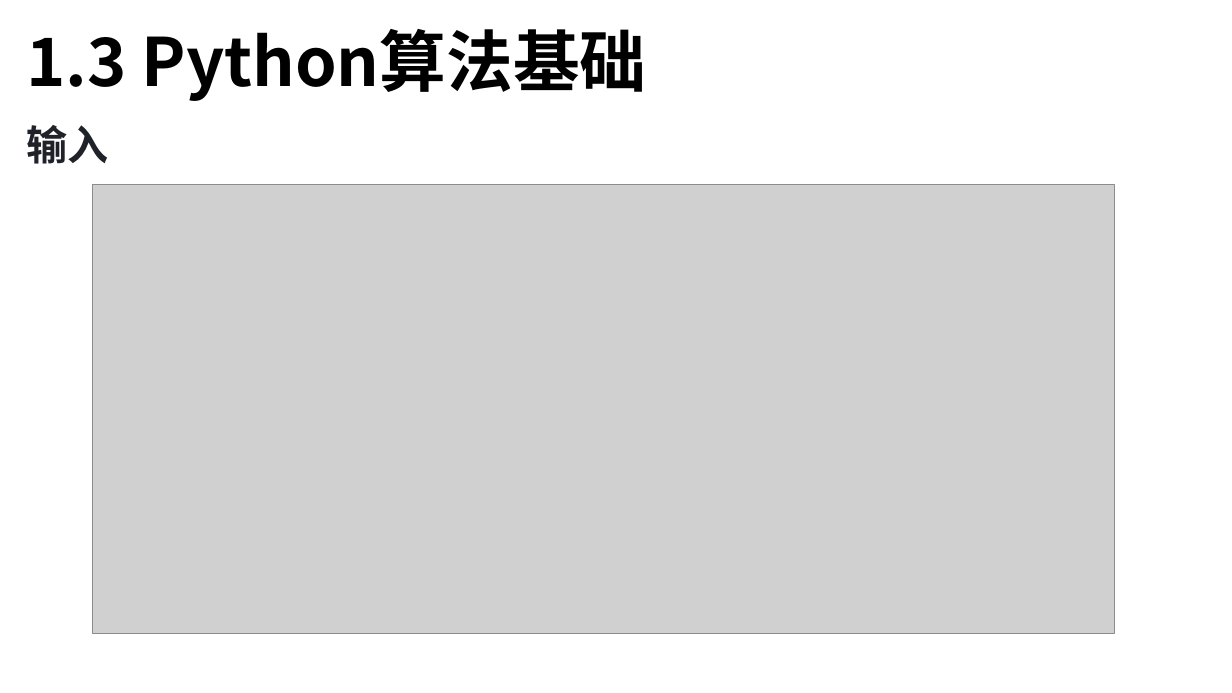
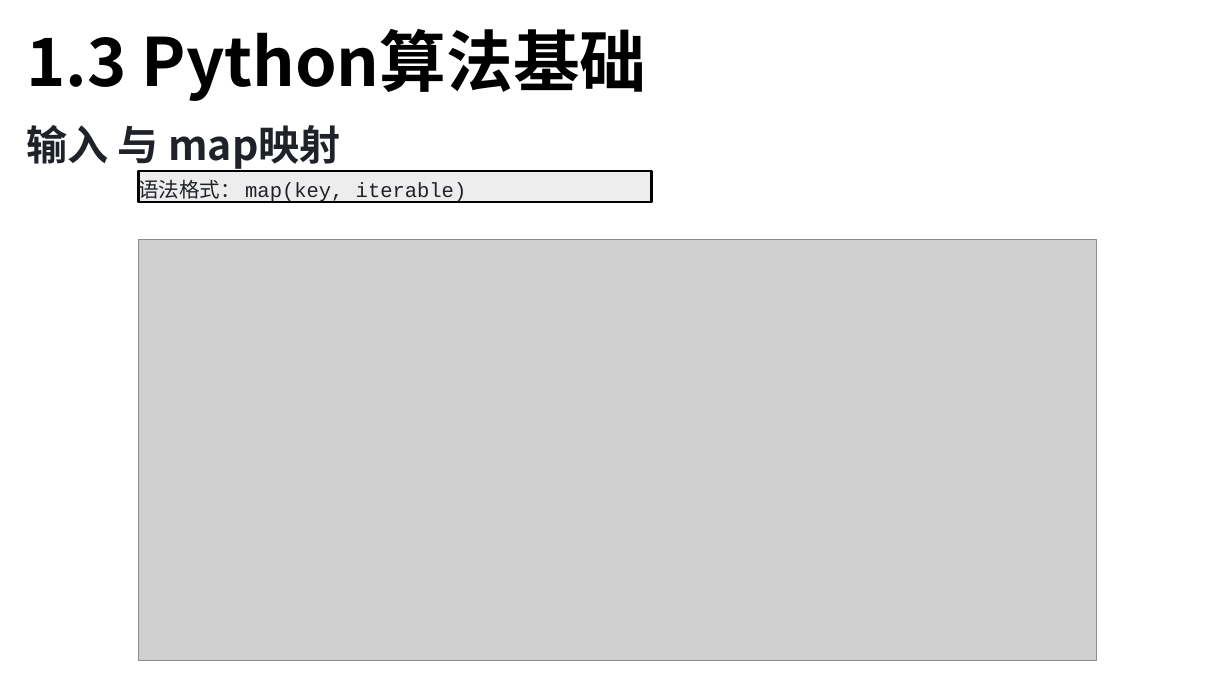
Before and after one commit to TsingPig/CodeRepo, a slide deck: slide 30 of Algorithm/_____保研岛____Python蓝桥杯/课件/Python 课时1.pptx (slide 32 before the commit). Drawn at 1232x693 pixels with LibreOffice and Linux fonts; fonts in the diff are those of the drawing; grey boxes stand for pictures. Boxes give left, top, right and bottom in pixels: in the first picture for what was removed or moved away, otherwise in the second. Text is boxed around its words. In the diff, an @@ line names an element or a change of style, - is before the commit and + after.

```diff
--- a/Algorithm/_____保研岛____Python蓝桥杯/课件/Python 课时1.pptx
+++ b/Algorithm/_____保研岛____Python蓝桥杯/课件/Python 课时1.pptx
@@ text at [26, 125, 341, 169]: text changed @@
-输入
+输入 与 map映射
@@ rectangle added at [139, 171, 653, 201], fill #EDEDED, outline #000000 2 pt, 16 pt, text #1F2329 @@
+语法格式： map(key, iterable)
@@ picture: place and size @@
-picture at [93, 185, 1116, 634]
+picture at [139, 239, 1097, 661]
```
Also in this commit, not shown: 7 other slides changed, 2 slides added, 4 slides removed, 3 other files.
